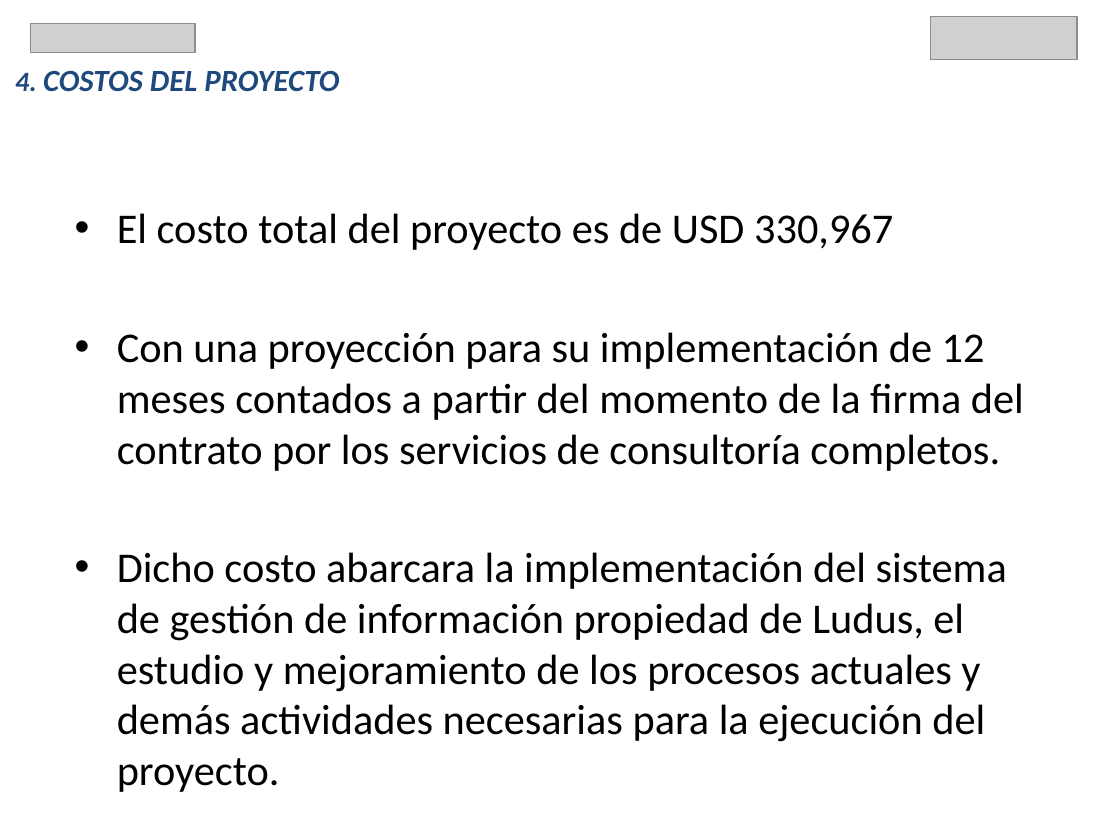
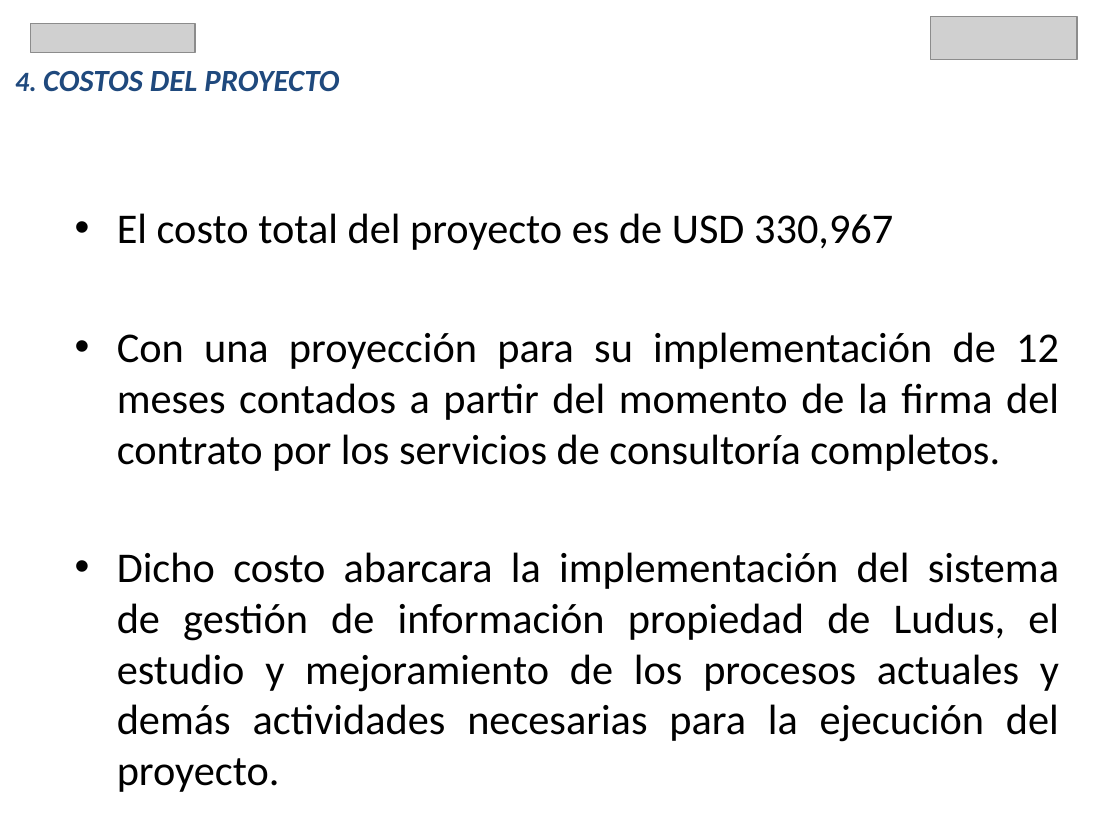
Before and after one commit to JuanCarlosReyesGuerrero/TFG_OBS, a slide deck: slide 6 of PresentacionTFM.pptx. Drawn at 1120x840 pixels with LibreOffice and Linux fonts; fonts in the diff are those of the drawing; grey boxes stand for pictures. Boxes give left, top, right and bottom in pixels: in the first picture for what was removed or moved away, otherwise in the second. Text is boxed around its words. In the diff, an @@ line names an element or a change of style, - is before the commit and + after.

```diff
--- a/PresentacionTFM.pptx
+++ b/PresentacionTFM.pptx
@@ text "El costo total del proyecto ..." at [117,213,1059,742]: alignment left to justified @@
```
Also in this commit, not shown: 3 other slides changed, 1 other file.
